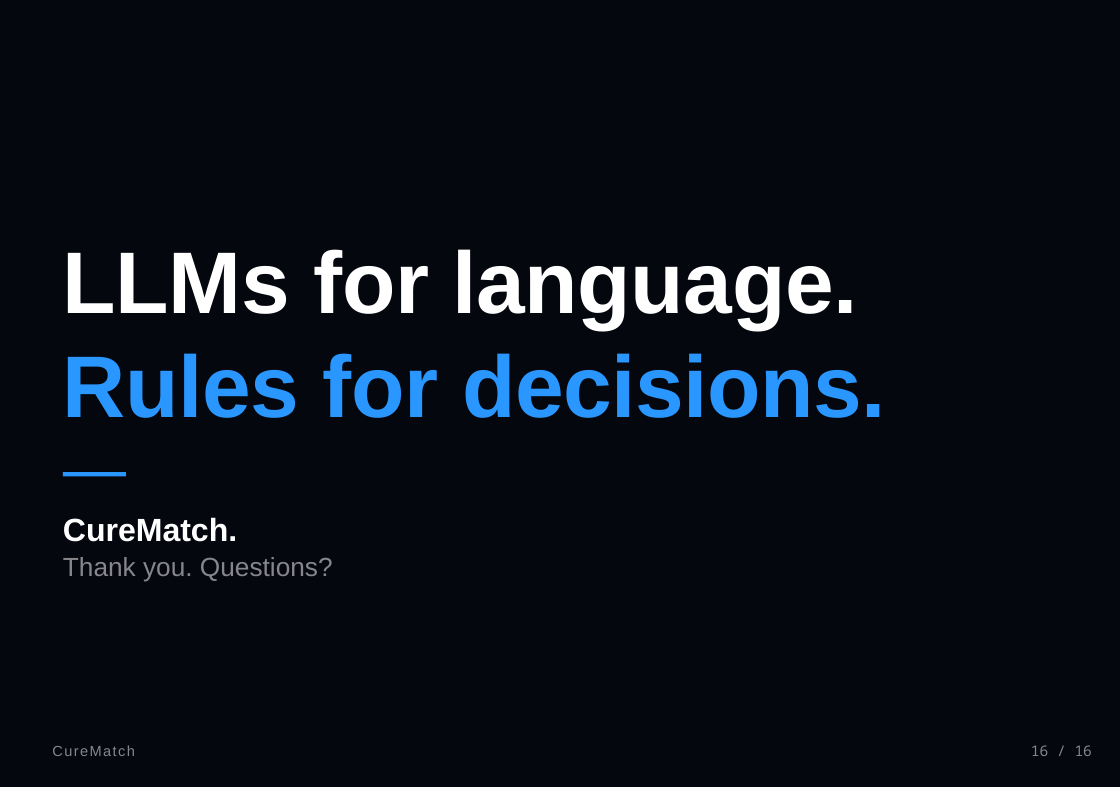
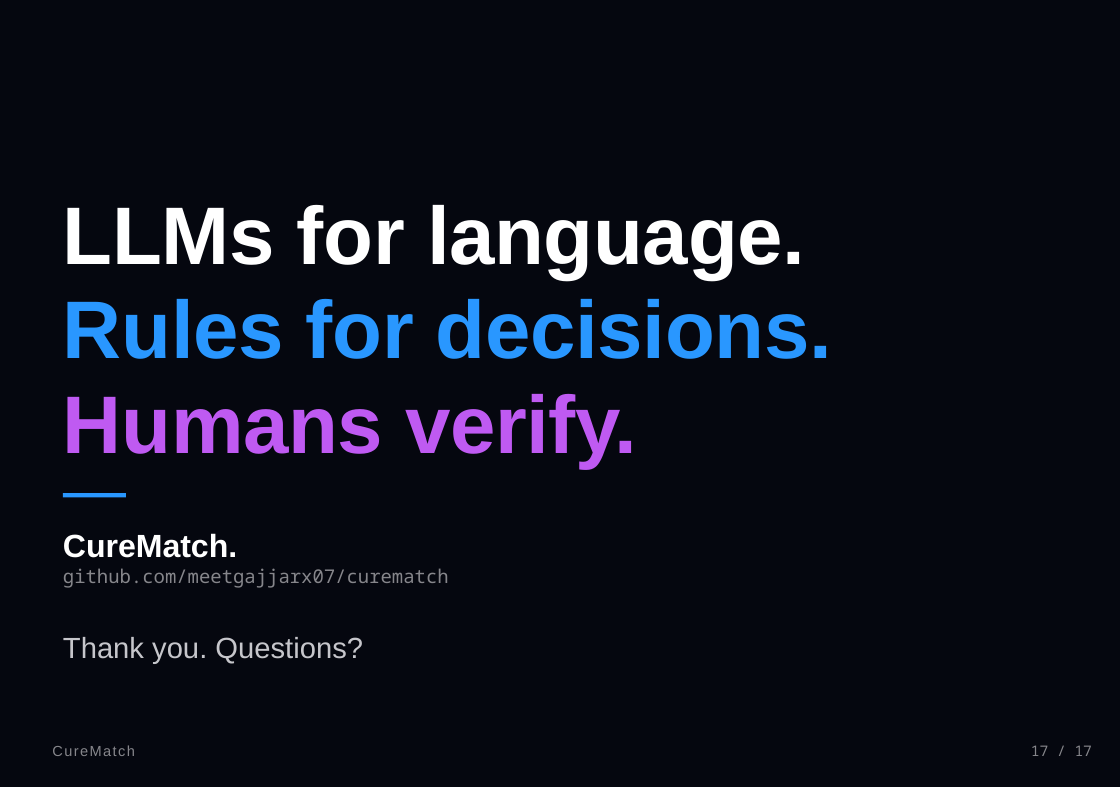
Before and after one commit to meetgajjarx07/curematch, a slide deck: slide 17 of CureMatch_Presentation.pptx (slide 16 before the commit). Drawn at 1120x787 pixels with LibreOffice and Linux fonts; fonts in the diff are those of the drawing. Boxes give left, top, right and bottom in pixels: in the first picture for what was removed or moved away, otherwise in the second. Text is boxed around its words. In the diff, an @@ line names an element or a change of style, - is before the commit and + after.

```diff
--- a/CureMatch_Presentation.pptx
+++ b/CureMatch_Presentation.pptx
@@ text "LLMs for language.": place and size @@
-text "LLMs for language." at (63,249,858,329)
+text "LLMs for language." at (63,205,805,278)
@@ text "LLMs for language." at (63,205,805,278): size 60 to 56 pt @@
@@ text "Rules for decisions." at (63,299,832,359): size 60 to 56 pt @@
@@ text "Rules for decisions.": place and size @@
-text "Rules for decisions." at (63,353,886,418)
+text "Rules for decisions." at (63,299,832,359)
@@ text added at (63,394,637,467), 56 pt, text #BF5AF2, bold @@
+Humans verify.
@@ rectangle: place and size @@
-rectangle at (63,472,126,477)
+rectangle at (63,493,126,498)
@@ text "CureMatch.": place and size @@
-text "CureMatch." at (63,517,237,542)
+text "CureMatch." at (63,533,237,558)
@@ text added at (63,568,449,588), 13 pt, text #86868B @@
+github.com/meetgajjarx07/curematch
@@ text "Thank you. Questions?": place and size @@
-text "Thank you. Questions?" at (63,557,333,582)
+text "Thank you. Questions?" at (63,637,363,664)
@@ text "Thank you. Questions?" at (63,637,363,664): size 18 to 20 pt, text colour #86868B to #C6C6CB @@
@@ text at (1031,745,1092,756): text changed @@
-16 / 16
+17 / 17
```
Also in this commit, not shown: 4 other slides changed, 12 slides added, 11 slides removed, 1 other file.
